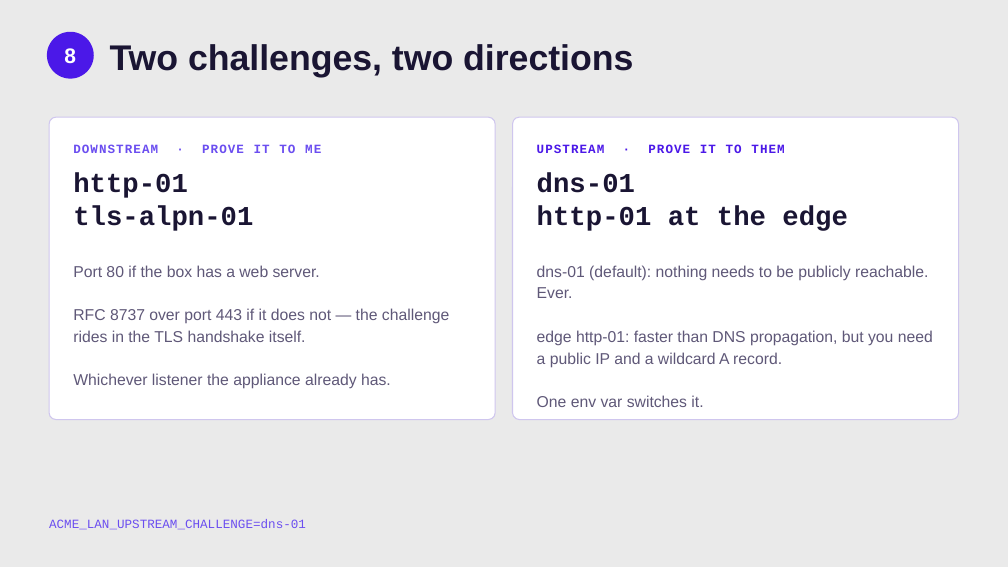
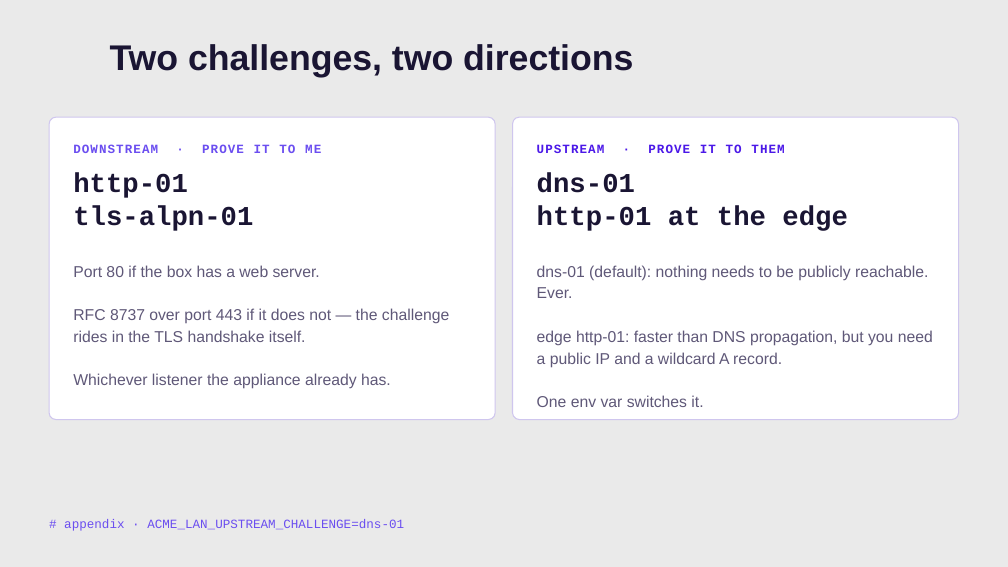
Before and after one commit to smallsam/acme-lan, a slide deck: slide 19 of talks/pycon-au-2026/acme-lan-pycon-au-2026.pptx (slide 10 before the commit). Drawn at 1008x567 pixels with LibreOffice and Linux fonts; fonts in the diff are those of the drawing. Boxes give left, top, right and bottom in pixels: in the first picture for what was removed or moved away, otherwise in the second. Text is boxed around its words. In the diff, an @@ line names an element or a change of style, - is before the commit and + after.

```diff
--- a/talks/pycon-au-2026/acme-lan-pycon-au-2026.pptx
+++ b/talks/pycon-au-2026/acme-lan-pycon-au-2026.pptx
@@ ellipse removed at [47,32,94,79] @@
@@ text removed at [64,48,76,63] @@
-8
@@ text at [64,519,404,531]: text changed @@
-ACME_LAN_UPSTREAM_CHALLENGE=dns-01
+# appendix · ACME_LAN_UPSTREAM_CHALLENGE=dns-01
```
Also in this commit, not shown: 6 other slides changed, 6 slides added, 8 slides removed, 4 other files.
